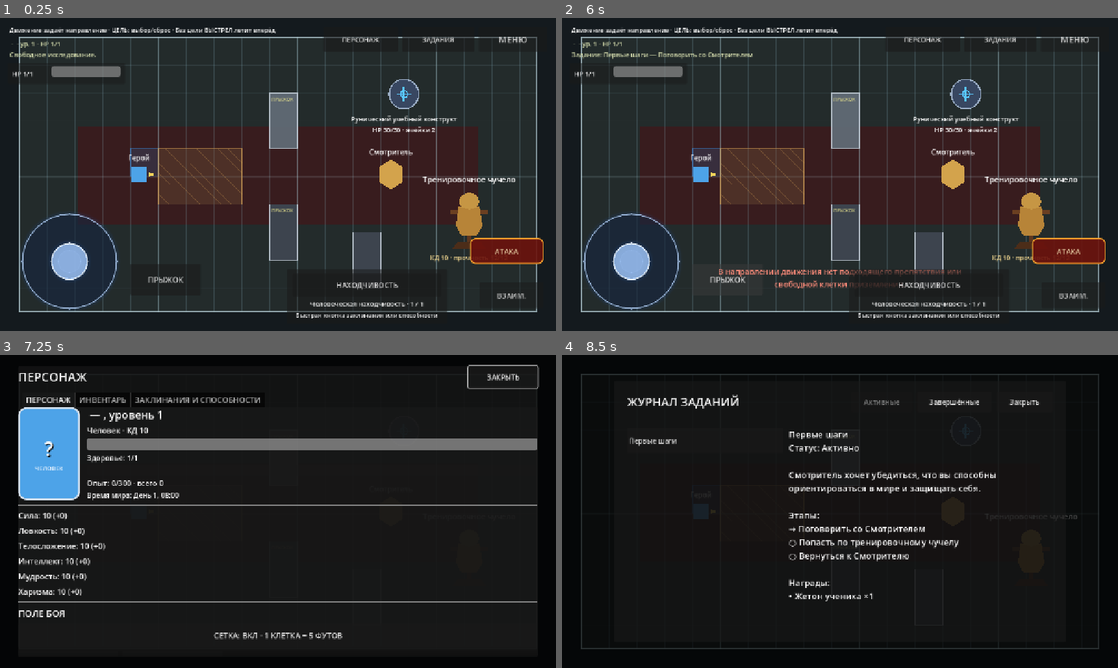
Above: before the commit, frames 1-4 (two rows, left to right).
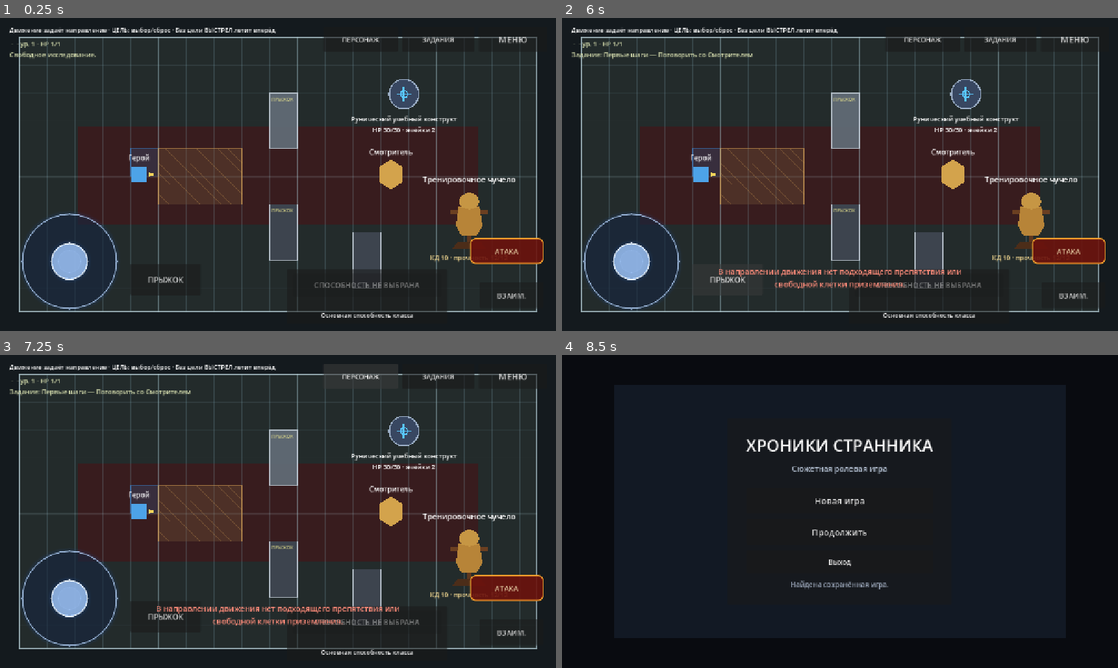
Above: after the commit, the same moments.

Repository: eretenkodaniil16-rgb/rpg-project
Game: Godot game, scene res://scenes/game/game.tscn
Same seed, same stepped clock (60 frames per second), same inputs: the game is played once before the commit and once after it. This scene is started directly instead of the project's main scene.
Inputs (mouse positions are in pixels of both pictures, inside the frame that each line leads up to):
- Up to frame 1 (0.25 s): no input
- Up to frame 2 (6 s): click "ВЗАИМ." at 0.5 s; click "МЕНЮ" at 1.25 s; click "Новая игра" at 2 s; click "В главное меню" at 2.75 s; click "Новая игра" at 3.5 s; click "В меню" at 4.25 s; click "Продолжить" at 5 s; click "ПРЫЖОК" at 5.75 s
- Up to frame 3 (7.25 s): click "ПЕРСОНАЖ" at 6.5 s
- Up to frame 4 (8.5 s): click (1062, 376) at 7.25 s, where only the run before the commit has a clickable "ЗАКРЫТЬ"; click (1001, 376) at 8 s, where only the run before the commit has a clickable "ЗАДАНИЯ"

The runs differ from the first frame. In frame 1, 1.1% of the frame differs, in the area x 2-79%, y 14-96%; in frame 2, 1.5%; in frame 3, 47%, in the area x 1-98%, y 2-96%; in frame 4, 5.6%.
Error after the commit: Invalid access to property or key 'level_up_requested' on a base object of type 'Control (CharacterHubInventory)'. (res://scripts/game/game_feature_ui.gd:31)

Commit message:
feat: подключить повышение уровня к игровой сцене

Diff:
--- a/scripts/game/game_feature_ui.gd
+++ b/scripts/game/game_feature_ui.gd
@@ -5,14 +5,18 @@
 const COMBAT_FEED_SCRIPT: Script = preload("res://scripts/ui/combat_event_feed.gd")
 const D20_OVERLAY_SCRIPT: Script = preload("res://scripts/ui/d20_roll_overlay.gd")
 const PLAYER_STATUS_HUD_SCRIPT: Script = preload("res://scripts/ui/player_status_hud.gd")
+const LEVEL_UP_PANEL_SCRIPT: Script = preload("res://scripts/ui/level_up_panel.gd")
 
 var _combat_feed: CombatEventFeed
 var _d20_overlay: D20RollOverlay
 var _player_status_hud: PlayerStatusHud
+var _level_up_panel: LevelUpPanel
+var _level_up_system: LevelUpSystem = LevelUpSystem.new()
 
 
 func _ready() -> void:
 	super._ready()
+	_level_up_system.ensure_migrated(GameState.player_character, GameState)
 	_remove_duplicate_inventory_menu()
 	_separate_mobile_combat_buttons()
 	_compact_world_labels()
@@ -20,10 +24,11 @@
 	var old_sheet: CharacterSheet = _character_sheet
 	if old_sheet != null:
 		old_sheet.queue_free()
-	var hub: CharacterHub = CHARACTER_HUB_SCRIPT.new() as CharacterHub
+	var hub: CharacterHubInventory = CHARACTER_HUB_SCRIPT.new() as CharacterHubInventory
 	hub.name = "CharacterHub"
 	hub.rest_completed.connect(_on_rest_completed)
 	hub.prepared_action_changed.connect(_on_prepared_action_changed)
+	hub.level_up_requested.connect(_open_level_up)
 	$Interface.add_child(hub)
 	_character_sheet = hub
 	var old_panel: AbilityPanel = _ability_panel
@@ -45,6 +50,10 @@
 	_combat_feed = COMBAT_FEED_SCRIPT.new() as CombatEventFeed
 	_combat_feed.name = "CombatEventFeed"
 	$Interface.add_child(_combat_feed)
+	_level_up_panel = LEVEL_UP_PANEL_SCRIPT.new() as LevelUpPanel
+	_level_up_panel.name = "LevelUpPanel"
+	_level_up_panel.level_up_completed.connect(_on_level_up_completed)
+	$Interface.add_child(_level_up_panel)
 	_register_exploration_hud()
 	_add_exploration_hud_node(_player_status_hud)
 	_sync_exploration_hud_visibility()
@@ -148,6 +157,27 @@
 	_sync_exploration_hud_visibility()
 
 
+func _open_level_up() -> void:
+	if _level_up_panel == null:
+		return
+	var hub: CharacterHub = _character_sheet as CharacterHub
+	if hub != null and hub.visible:
+		hub.close_sheet()
+	_level_up_panel.open_for(GameState.player_character, GameState)
+	_sync_exploration_hud_visibility()
+
+
+func _on_level_up_completed(_result: Dictionary) -> void:
+	if _player_status_hud != null:
+		_player_status_hud.bind_character(GameState.player_character)
+	if _ability_panel != null:
+		_ability_panel.bind_character(GameState.player_character)
+	var hub: CharacterHub = _character_sheet as CharacterHub
+	if hub != null:
+		hub.open_tab(GameState.player_character, 0)
+	_sync_exploration_hud_visibility()
+
+
 func _on_prepared_action_changed(_ability_id: String) -> void:
 	if _ability_panel != null:
 		_ability_panel.refresh()
